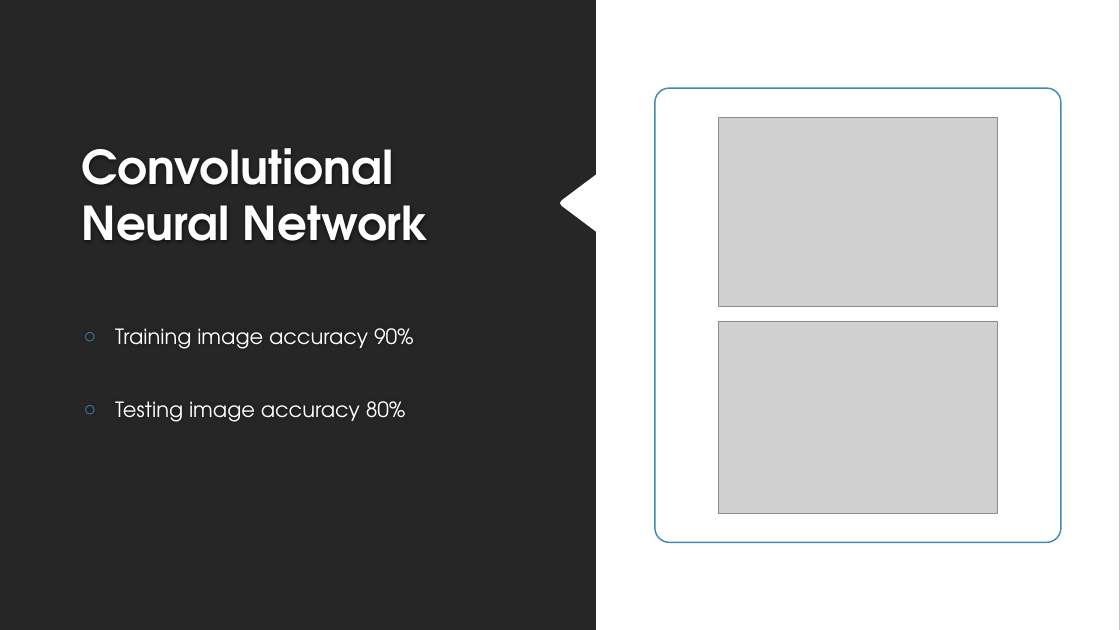
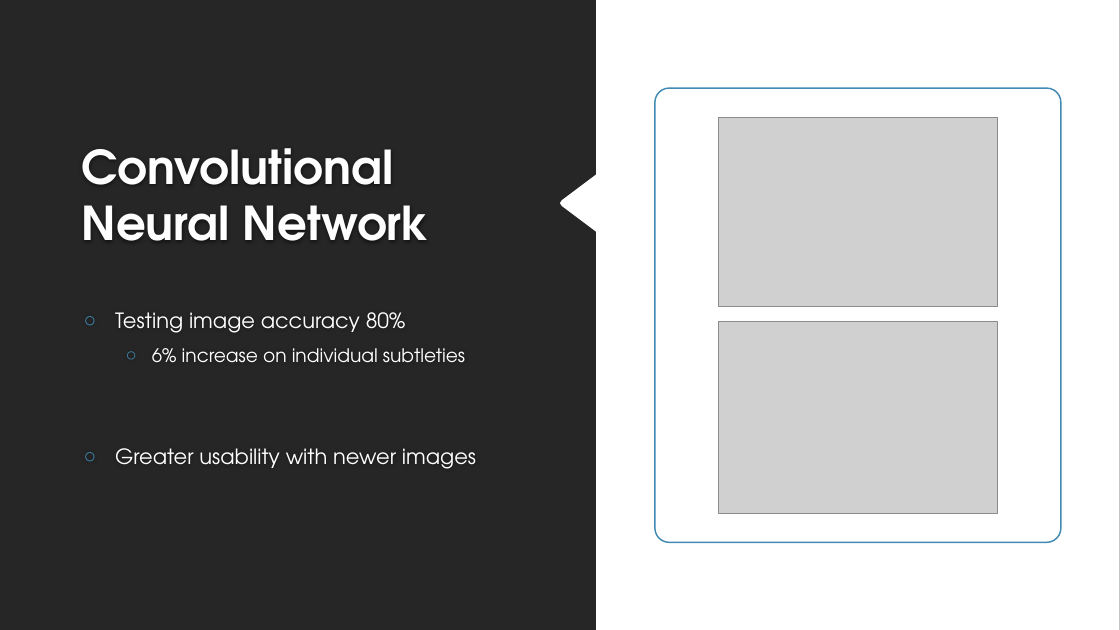
Before and after one commit to asadrahman0094/PneumoniaNeuralNetwork, a slide deck: slide 6 of module 4 final project.pptx (slide 5 before the commit). Drawn at 1120x630 pixels with LibreOffice and Linux fonts; fonts in the diff are those of the drawing; grey boxes stand for pictures; background and template pictures are left out. Boxes give left, top, right and bottom in pixels: in the first picture for what was removed or moved away, otherwise in the second. Text is boxed around its words. In the diff, an @@ line names an element or a change of style, - is before the commit and + after.

```diff
--- a/module 4 final project.pptx
+++ b/module 4 final project.pptx
@@ text at (115, 328, 414, 349): paragraph removed @@
-○ Training image accuracy 90%
@@ text at (115, 348, 476, 469): paragraphs added @@
+  ○ 6% increase on individual subtleties
+○ Greater usability with newer images
```
Also in this commit, not shown: 1 other slide changed, 1 slide added, 1 other file.
